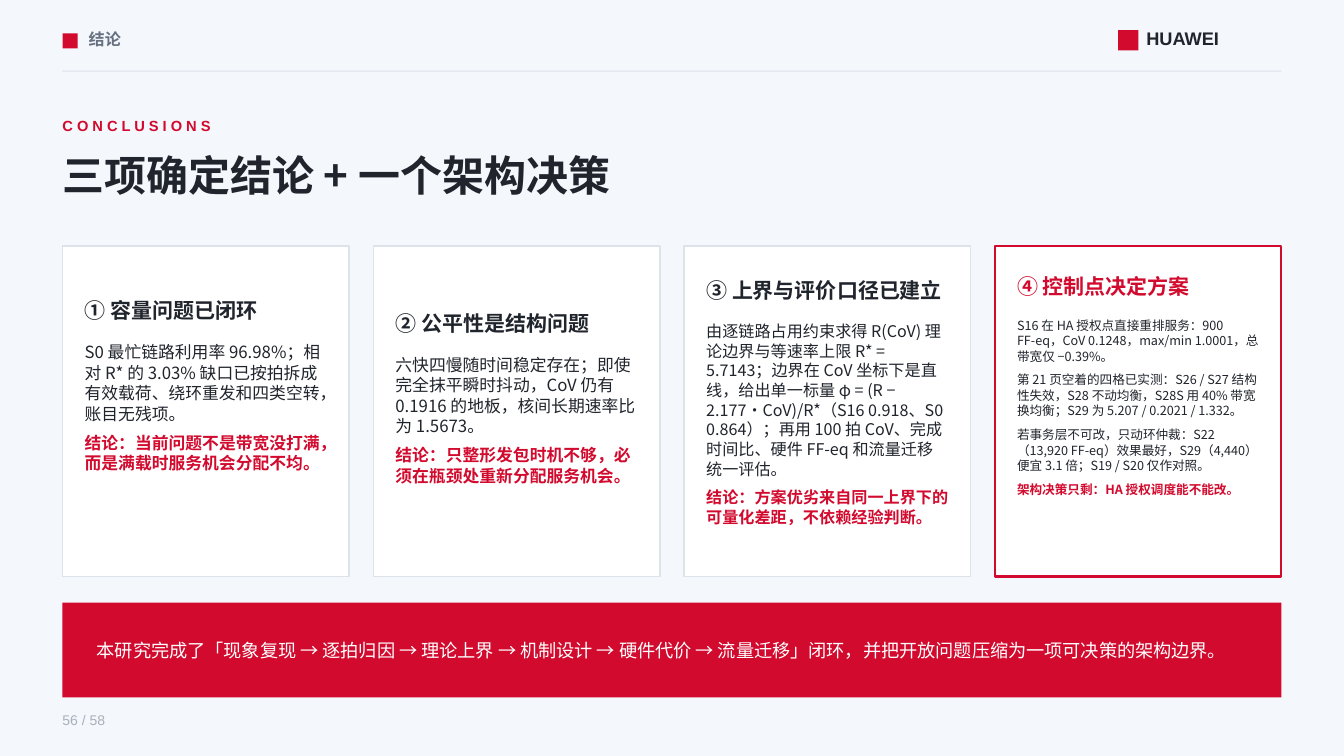
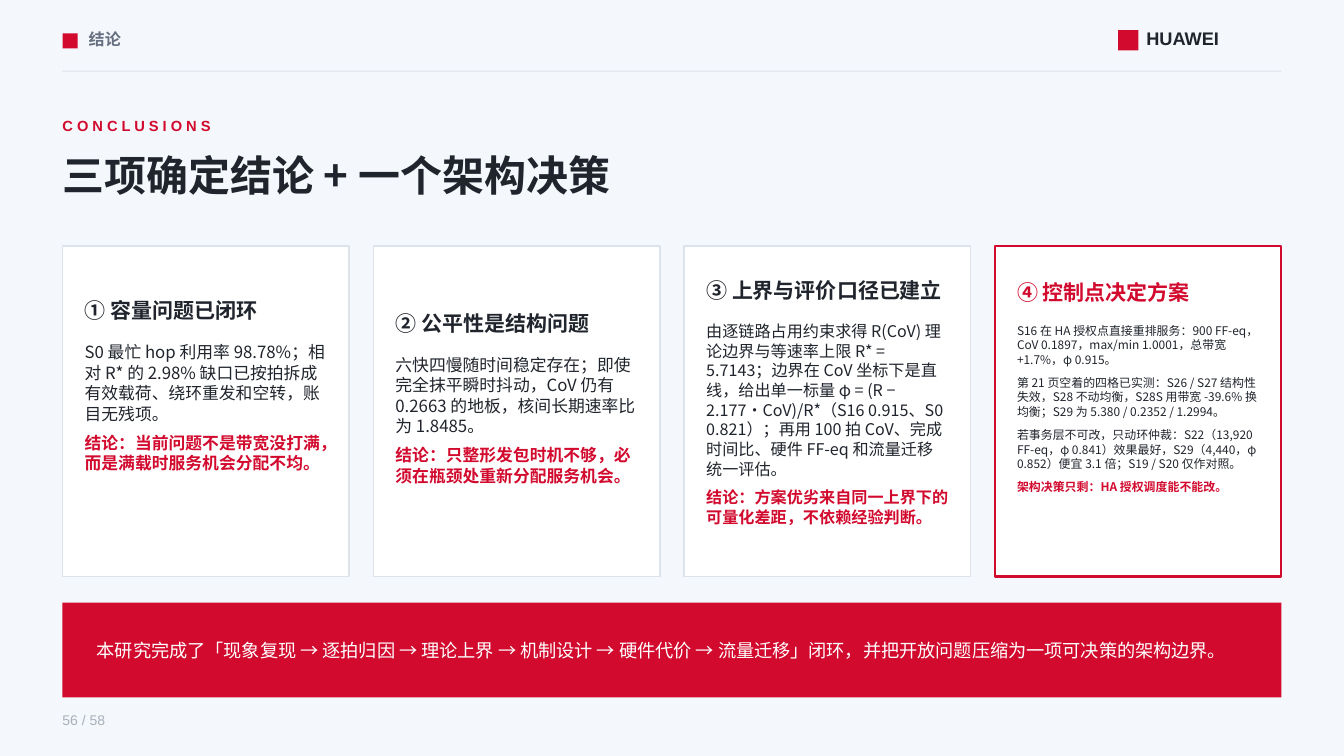
Before and after one commit to lukebest/booksim2, a slide deck: slide 56 of ppt/ring2-write-fairness.pptx. Drawn at 1344x756 pixels with LibreOffice and Linux fonts; fonts in the diff are those of the drawing. Boxes give left, top, right and bottom in pixels: in the first picture for what was removed or moved away, otherwise in the second. Text is boxed around its words. In the diff, an @@ line names an element or a change of style, - is before the commit and + after.

```diff
--- a/ppt/ring2-write-fairness.pptx
+++ b/ppt/ring2-write-fairness.pptx
@@ text "④ 控制点决定方案" moved from (x1=1017, y1=276, x2=1190, y2=296) to (x1=1017, y1=282, x2=1190, y2=302) @@
@@ text at (x1=706, y1=323, x2=943, y2=477): text changed @@
-由逐链路占用约束求得 R(CoV) 理论边界与等速率上限 R* = 5.7143；边界在 CoV 坐标下是直线，给出单一标量 φ = (R − 2.177·CoV)/R*（S16 0.918、S0 0.864）；再用 100 拍 CoV、完成时间比、硬件 FF‑eq 和流量迁移统一评估。
+由逐链路占用约束求得 R(CoV) 理论边界与等速率上限 R* = 5.7143；边界在 CoV 坐标下是直线，给出单一标量 φ = (R − 2.177·CoV)/R*（S16 0.915、S0 0.821）；再用 100 拍 CoV、完成时间比、硬件 FF‑eq 和流量迁移统一评估。
@@ text at (x1=1017, y1=325, x2=1258, y2=470): text changed; size 9 to 8.5 pt @@
-S16 在 HA 授权点直接重排服务：900 FF‑eq，CoV 0.1248，max/min 1.0001，总带宽仅 −0.39%。
-第 21 页空着的四格已实测：S26 / S27 结构性失效，S28 不动均衡，S28S 用 40% 带宽换均衡；S29 为 5.207 / 0.2021 / 1.332。
-若事务层不可改，只动环仲裁：S22（13,920 FF‑eq）效果最好，S29（4,440）便宜 3.1 倍；S19 / S20 仅作对照。
+S16 在 HA 授权点直接重排服务：900 FF‑eq，CoV 0.1897，max/min 1.0001，总带宽 +1.7%，φ 0.915。
+第 21 页空着的四格已实测：S26 / S27 结构性失效，S28 不动均衡，S28S 用带宽 -39.6% 换均衡；S29 为 5.380 / 0.2352 / 1.2994。
+若事务层不可改，只动环仲裁：S22（13,920 FF‑eq，φ 0.841）效果最好，S29（4,440，φ 0.852）便宜 3.1 倍；S19 / S20 仅作对照。
@@ text at (x1=85, y1=344, x2=325, y2=422): text changed @@
-S0 最忙链路利用率 96.98%；相对 R* 的 3.03% 缺口已按拍拆成有效载荷、绕环重发和四类空转，账目无残项。
+S0 最忙 hop 利用率 98.78%；相对 R* 的 2.98% 缺口已按拍拆成有效载荷、绕环重发和空转，账目无残项。
@@ text at (x1=395, y1=357, x2=635, y2=433): text changed @@
-六快四慢随时间稳定存在；即使完全抹平瞬时抖动，CoV 仍有 0.1916 的地板，核间长期速率比为 1.5673。
+六快四慢随时间稳定存在；即使完全抹平瞬时抖动，CoV 仍有 0.2663 的地板，核间长期速率比为 1.8485。
@@ text at (x1=1017, y1=481, x2=1227, y2=492): size 9 to 8.5 pt in "架构决策只剩：HA 授权调度能不能改。" @@
```
Also in this commit, not shown: 38 other slides changed, 1 slide added, 1 slide removed, 32 other files.
